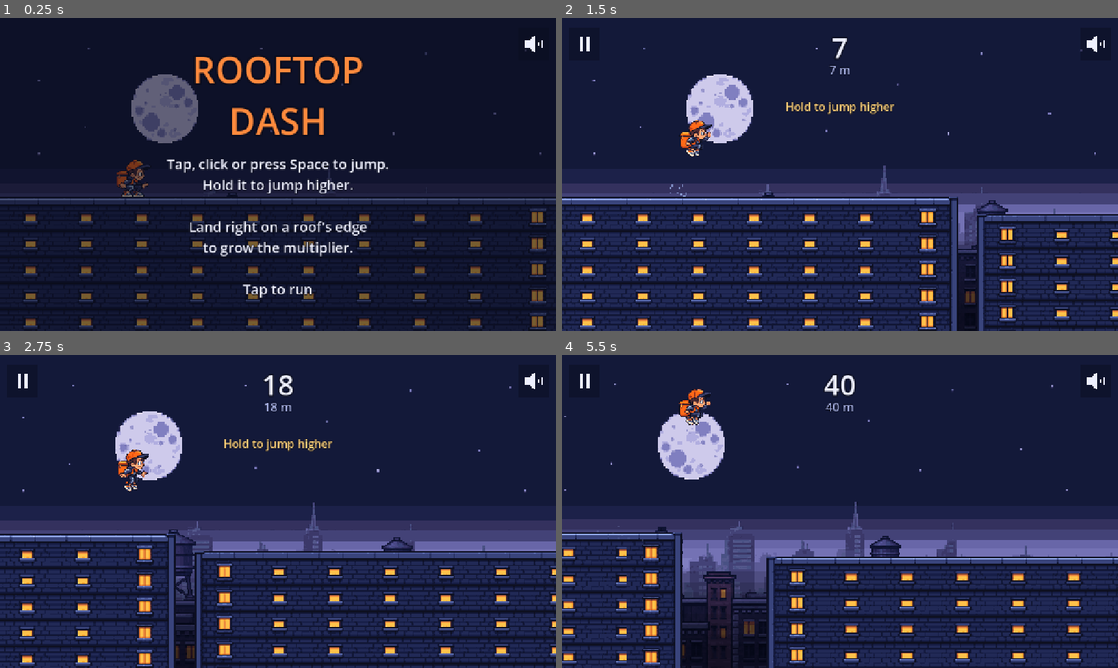
Above: before the commit, frames 1-4 (two rows, left to right).
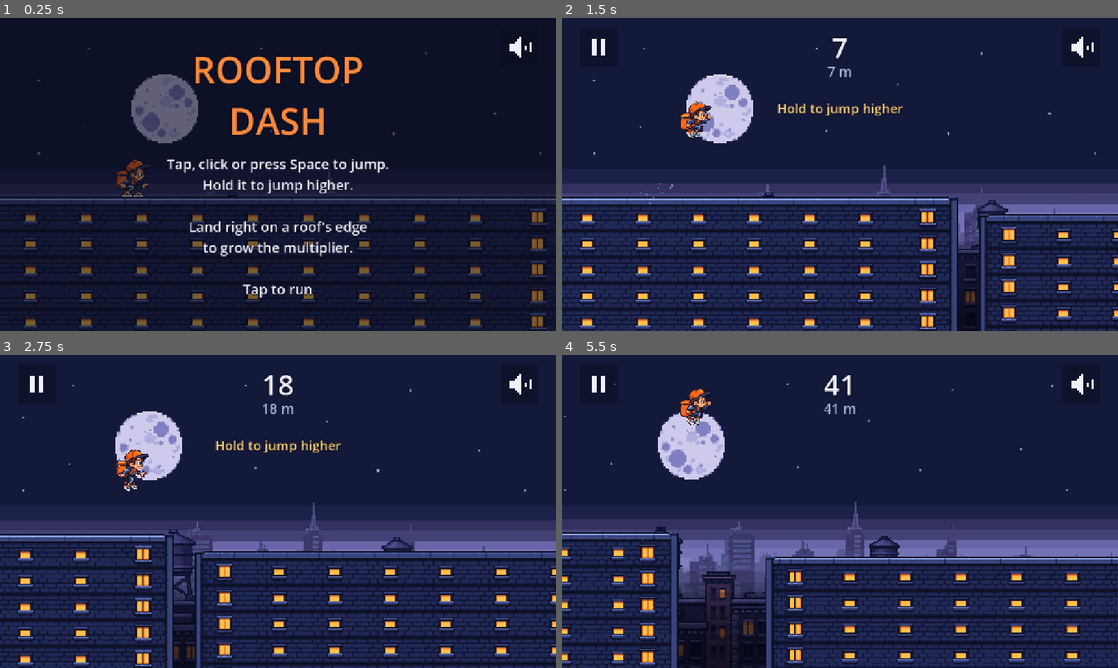
Above: after the commit, the same moments.

Repository: shvagerfm/new-week-new-game
Game: Godot game, scene res://main.tscn
Same seed, same stepped clock (60 frames per second), same inputs: the game is played once before the commit and once after it.
Inputs (mouse positions are in pixels of both pictures, inside the frame that each line leads up to):
- Up to frame 1 (0.25 s): no input
- Up to frame 2 (1.5 s): tap Space at 0.5, 0.77, 1.07 s; move the mouse to (962, 158) at 0.52 s; hold Up 0.53-1.28 s; tap Enter at 0.6 s; click (962, 158) at 0.67 s; tap Keypad Enter at 0.8, 1.35 s; move the mouse to (728, 190) at 1.27 s
- Up to frame 3 (2.75 s): tap Space at 1.52, 1.82, 2.3 s; tap Z at 1.55, 2.1 s; move the mouse to (333, 442) at 2.02 s; hold Up from 2.03 s (still down)
- Up to frame 4 (5.5 s): move the mouse to (812, 574) at 2.77 s; tap Space at 2.85, 3.02, 3.32, 3.77, 4.07, 4.52, 4.82, 5.3 s; click (812, 574) at 2.92 s; tap Enter at 3.05, 3.6 s; move the mouse to (1006, 558) at 3.52 s; release Up at 3.53 s; tap Keypad Enter at 3.8, 4.35 s; move the mouse to (673, 464) at 4.27 s; tap Z at 4.55, 5.1 s; move the mouse to (867, 511) at 5.02 s; click (867, 511) at 5.17 s

The runs differ from the first frame. In frame 1, 0.2% of the frame differs, in the area x 91-98%, y 5-13%; in frame 2, 3.0%; in frame 3, 3.5%; in frame 4, 6.4%, in the area x 0-100%, y 5-100%.

Commit message:
Rooftop Dash: mobile balance pass
- Every new touch jumps, even with another thumb still down, and a tap
  shorter than a frame still counts (World.step takes a tapped flag).
- Touches are released on start, pause and game over, so a lost touch-up
  can't block jumps.
- Upright phones pause and show "Turn your phone sideways".
- Wires hang 20 px higher, so a normal touch tap (up to ~0.15 s) clears them.
- Coyote time 0.08 -> 0.10 s and jump buffer 0.12 -> 0.15 s for touch lag.
- Speed ramps faster (SPEED_RAMP 40000 -> 30000 px).
- Bigger corner buttons (72 -> 88 px), 40 px in from the sides; larger
  distance, best-line and BEST flag text.
- Wide screens hide the moon on every other copy of the far skyline.
- tests/input_check.gd covers the touch fixes; README gains a phones section.

Co-Authored-By: Claude Opus 5.5 <noreply@anthropic.com>
Claude-Session: https://claude.ai/code/session_01T9hhHDPyH2DDBR6hz7GKRP

Diff:
--- a/games/2026-w48-rooftop-dash/main.gd
+++ b/games/2026-w48-rooftop-dash/main.gd
@@ -6,7 +6,8 @@
 const SAVE_PATH := "user://rooftop_dash.cfg"
 const RESTART_DELAY := 0.45   # after a fall, taps are ignored this long
 const RUNNER_AT := 0.24       # the runner's place across the screen
-const BUTTON := 72.0          # size of the corner buttons
+const BUTTON := 88.0          # size of the corner buttons, about 48 pt on a phone
+const EDGE := 40.0            # their gap from the sides, clear of rounded corners and notches
 
 enum State { TITLE, RUN, PAUSED, OVER }
 
@@ -27,6 +28,7 @@
 
 var touches := {}           # touch index -> true while a finger is down
 var key_down := false
+var tapped := false         # a press came in since the last tick
 var particles: Array = []   # {p, v, life, max, col, size}
 var popups: Array = []      # {p, text, life, col}
 
@@ -38,6 +40,7 @@
 var best_label: Label
 var hint_label: Label
 var title_label: Label
+var rotate_label: Label
 
 
 func _ready() -> void:
@@ -61,7 +64,7 @@
 func _unhandled_input(event: InputEvent) -> void:
 	if event is InputEventScreenTouch:
 		if event.pressed:
-			if _corner_button(event.position):
+			if _portrait() or _corner_button(event.position):
 				return
 			touches[event.index] = true
 			_on_press()
@@ -71,7 +74,7 @@
 		var k: Key = event.keycode
 		if k in [KEY_SPACE, KEY_UP, KEY_W, KEY_ENTER, KEY_KP_ENTER, KEY_Z]:
 			key_down = event.pressed
-			if event.pressed:
+			if event.pressed and not _portrait():
 				_on_press()
 		elif event.pressed and k == KEY_M:
 			_set_muted(not muted)
@@ -91,14 +94,26 @@
 	return key_down or not touches.is_empty()
 
 
+## A phone held upright: the game needs the width, so it waits for a turn.
+func _portrait() -> bool:
+	var vp := get_viewport_rect().size
+	return vp.y > vp.x
+
+
+func _release_all() -> void:
+	touches.clear()
+	key_down = false
+	tapped = false
+
+
 ## True if the press landed on the sound or pause button (and was handled).
 func _corner_button(pos: Vector2) -> bool:
 	var vw := get_viewport_rect().size.x
-	if Rect2(vw - BUTTON - 16, 24, BUTTON, BUTTON).grow(8).has_point(pos):
+	if Rect2(vw - BUTTON - EDGE, 24, BUTTON, BUTTON).grow(12).has_point(pos):
 		_set_muted(not muted)
 		sfx.play("click")
 		return true
-	if state in [State.RUN, State.PAUSED] and Rect2(16, 24, BUTTON, BUTTON).grow(8).has_point(pos):
+	if state in [State.RUN, State.PAUSED] and Rect2(EDGE, 24, BUTTON, BUTTON).grow(12).has_point(pos):
 		if state == State.RUN:
 			_pause()
 		else:
@@ -109,6 +124,8 @@
 
 func _on_press() -> void:
 	match state:
+		State.RUN:
+			tapped = true
 		State.TITLE:
 			_start_run()
 		State.PAUSED:
@@ -134,6 +151,7 @@
 func _start_run() -> void:
 	state = State.RUN
 	world.start()
+	_release_all()
 	world.was_held = true  # the press that started the run isn't a jump
 	runs += 1
 	title_label.hide()
@@ -161,8 +179,7 @@
 
 func _pause() -> void:
 	state = State.PAUSED
-	touches.clear()
-	key_down = false
+	_release_all()
 	music.stream_paused = true
 	hint_label.text = "Paused\n\nTap to keep running"
 	hint_label.offset_top = 0
@@ -172,6 +189,7 @@
 func _resume() -> void:
 	state = State.RUN
 	world.was_held = true
+	tapped = false
 	music.stream_paused = false
 	hint_label.hide()
 
@@ -179,6 +197,7 @@
 func _game_over() -> void:
 	state = State.OVER
 	over_t = 0.0
+	_release_all()
 	var sc := world.score()
 	if sc > best_score:
 		best_score = sc
@@ -213,8 +232,10 @@
 		world.step(false)
 		return
 	var was_alive := world.alive
-	for e in world.step(_held() and state == State.RUN):
+	var run := state == State.RUN
+	for e in world.step(_held() and run, tapped and run):
 		_on_event(e)
+	tapped = false
 	if was_alive and not world.alive:
 		_game_over()
 	if state == State.RUN and world.alive:
@@ -227,6 +248,9 @@
 func _process(delta: float) -> void:
 	time += delta
 	var vp := get_viewport_rect().size
+	if _portrait() and state == State.RUN:
+		_pause()
+	_update_rotate_hint()
 	if state != State.PAUSED:
 		var tx := world.x - vp.x * RUNNER_AT
 		if world.alive:
@@ -365,7 +389,9 @@
 	_draw_speed_lines(vp)
 	if flash > 0.0:
 		draw_rect(Rect2(Vector2.ZERO, vp), Color(1, 0.55, 0.3, flash * 0.35))
-	if state == State.OVER or state == State.PAUSED or state == State.TITLE:
+	if _portrait():
+		draw_rect(Rect2(Vector2.ZERO, vp), Color(0.03, 0.04, 0.1, 0.8))
+	elif state == State.OVER or state == State.PAUSED or state == State.TITLE:
 		draw_rect(Rect2(Vector2.ZERO, vp), Color(0.03, 0.04, 0.1, 0.55 if state != State.OVER else clampf(over_t * 2.0, 0.0, 0.6)))
 	_draw_buttons(vp)
 
@@ -399,7 +425,7 @@
 func _draw_sky(vp: Vector2, c: Vector2) -> void:
 	var dy := c.y - _cam_rest()
 	# Far: sky, moon and haze. Slow, because the moon repeats every 1280 px.
-	_draw_layer(SKY_FAR, vp, c.x * 0.04, clampf(-dy * 0.03, -40, 40), Color.WHITE)
+	_draw_layer(SKY_FAR, vp, c.x * 0.04, clampf(-dy * 0.03, -40, 40), Color.WHITE, MOON)
 	_draw_layer(SKY_MID, vp, c.x * 0.15, clampf(-dy * 0.08, -90, 90) + 70.0, Color(0.8, 0.8, 0.9))
 	# Near is darkened so it never reads as a roof you can land on.
 	_draw_layer(SKY_NEAR, vp, c.x * 0.35, clampf(-dy * 0.15, -120, 120) + 170.0, Color(0.55, 0.55, 0.72))
@@ -412,7 +438,14 @@
 ## Tiles a skyline layer across the screen, scrolled by sx, moved down by oy,
 ## and fills above and below it with its edge colours. A layer is painted for
 ## a 720 px tall screen: a 1280x720 one is drawn 1:1, a 640x360 one at 2x.
-func _draw_layer(tex: Texture2D, vp: Vector2, sx: float, oy: float, tint: Color) -> void:
+## On a wide phone screen two copies of the far layer show at once, so every
+## other copy has its moon covered with a patch of plain sky from further right.
+const MOON := Rect2(141, 61, 84, 86)
+const MOON_PATCH_DX := 300.0
+
+
+func _draw_layer(tex: Texture2D, vp: Vector2, sx: float, oy: float, tint: Color,
+		moon := Rect2()) -> void:
 	var k := roundf(720.0 / tex.get_height())
 	var w := tex.get_width() * k
 	var h := tex.get_height() * k
@@ -420,10 +453,16 @@
 	var fill := _layer_fill(tex)
 	if top > 0.0 and fill[0].a > 0.5:
 		draw_rect(Rect2(0, 0, vp.x, top), fill[0] * tint)
-	var x := -fposmod(roundf(sx / k) * k, w)
+	var s := roundf(sx / k) * k
+	var x := -fposmod(s, w)
+	var n := floori(s / w)
 	while x < vp.x:
 		draw_texture_rect(tex, Rect2(x, top, w, h), false, tint)
+		if moon.has_area() and n % 2 != 0:
+			draw_texture_rect_region(tex, Rect2(x + moon.position.x * k, top + moon.position.y * k,
+				moon.size.x * k, moon.size.y * k), Rect2(moon.position + Vector2(MOON_PATCH_DX, 0), moon.size), tint)
 		x += w
+		n += 1
 	if top + h < vp.y:
 		draw_rect(Rect2(0, top + h, vp.x, vp.y - top - h), fill[1] * tint)
 
@@ -595,8 +634,8 @@
 	fy = snappedf(fy, 4.0)
 	draw_rect(Rect2(fx, fy - 96, 4, 96), Art.WIRE)
 	var wave := 4.0 if int(time * 4.0) % 2 == 0 else 0.0
-	draw_rect(Rect2(fx + 4, fy - 96, 36, 20 + wave), Art.GOLD)
-	draw_string(ThemeDB.fallback_font, Vector2(fx + 8, fy - 80), "BEST", HORIZONTAL_ALIGNMENT_LEFT, -1, 14, Color("0a0c1c"))
+	draw_rect(Rect2(fx + 4, fy - 96, 52, 28 + wave), Art.GOLD)
+	draw_string(ThemeDB.fallback_font, Vector2(fx + 8, fy - 74), "BEST", HORIZONTAL_ALIGNMENT_LEFT, -1, 20, Color("0a0c1c"))
 
 
 func _draw_speed_lines(vp: Vector2) -> void:
@@ -614,10 +653,12 @@
 
 
 func _draw_buttons(vp: Vector2) -> void:
+	# The icons are laid out on a 72 px square and scaled to the button size.
+	var k := BUTTON / 72.0
 	# Sound on/off, top right.
-	var r := Rect2(vp.x - BUTTON - 16, 24, BUTTON, BUTTON)
-	draw_rect(r, Color(0.04, 0.05, 0.12, 0.5))
-	var o := r.position + Vector2(16, 20)
+	draw_set_transform(Vector2(vp.x - BUTTON - EDGE, 24), 0.0, Vector2(k, k))
+	draw_rect(Rect2(0, 0, 72, 72), Color(0.04, 0.05, 0.12, 0.5))
+	var o := Vector2(16, 20)
 	draw_rect(Rect2(o + Vector2(0, 8), Vector2(8, 16)), Art.TEXT)
 	for i in 4:
 		draw_rect(Rect2(o + Vector2(8 + i * 4, 8 - i * 4), Vector2(4, 16 + i * 8)), Art.TEXT)
@@ -630,10 +671,11 @@
 		draw_rect(Rect2(o + Vector2(38, 6), Vector2(4, 20)), Art.TEXT)
 	# Pause, top left, while running.
 	if state == State.RUN:
-		var p := Rect2(16, 24, BUTTON, BUTTON)
-		draw_rect(p, Color(0.04, 0.05, 0.12, 0.5))
-		draw_rect(Rect2(p.position + Vector2(24, 20), Vector2(8, 32)), Art.TEXT)
-		draw_rect(Rect2(p.position + Vector2(40, 20), Vector2(8, 32)), Art.TEXT)
+		draw_set_transform(Vector2(EDGE, 24), 0.0, Vector2(k, k))
+		draw_rect(Rect2(0, 0, 72, 72), Color(0.04, 0.05, 0.12, 0.5))
+		draw_rect(Rect2(24, 20, 8, 32), Art.TEXT)
+		draw_rect(Rect2(40, 20, 8, 32), Art.TEXT)
+	draw_set_transform(Vector2.ZERO)
 
 
 # --- HUD -------------------------------------------------------------------
@@ -645,7 +687,7 @@
 	score_label.set_anchors_and_offsets_preset(Control.PRESET_TOP_WIDE)
 	score_label.offset_top = 24
 	score_label.offset_bottom = 104
-	meters_label = _label(layer, 28, Color("aab4e8"))
+	meters_label = _label(layer, 32, Color("aab4e8"))
 	meters_label.set_anchors_and_offsets_preset(Control.PRESET_TOP_WIDE)
 	meters_label.offset_top = 100
 	meters_label.offset_bottom = 136
@@ -653,7 +695,7 @@
 	mult_label.set_anchors_and_offsets_preset(Control.PRESET_TOP_WIDE)
 	mult_label.offset_top = 136
 	mult_label.offset_bottom = 186
-	best_label = _label(layer, 26, Art.GOLD)
+	best_label = _label(layer, 30, Art.GOLD)
 	best_label.set_anchors_and_offsets_preset(Control.PRESET_TOP_WIDE)
 	best_label.offset_top = 186
 	best_label.offset_bottom = 222
@@ -668,6 +710,11 @@
 	hint_label.offset_left = 24
 	hint_label.offset_right = -24
 	hint_label.autowrap_mode = TextServer.AUTOWRAP_WORD_SMART
+	rotate_label = _label(layer, 96, Art.TEXT)
+	rotate_label.text = "Turn your phone\nsideways to run"
+	rotate_label.set_anchors_and_offsets_preset(Control.PRESET_FULL_RECT)
+	rotate_label.autowrap_mode = TextServer.AUTOWRAP_WORD_SMART
+	rotate_label.hide()
 
 
 func _label(parent: Node, size: int, col: Color) -> Label:
@@ -685,6 +732,16 @@
 	return l
 
 
+## Upright, the other text hides behind one big "turn your phone" line.
+func _update_rotate_hint() -> void:
+	var up := _portrait()
+	if rotate_label.visible == up:
+		return
+	rotate_label.visible = up
+	for l in [score_label, meters_label, mult_label, best_label, title_label, hint_label]:
+		l.modulate.a = 0.0 if up else 1.0
+
+
 func _set_hud_visible(v: bool) -> void:
 	if not v:
 		mult_label.text = ""
--- /dev/null
+++ b/games/2026-w48-rooftop-dash/tests/input_check.gd
@@ -0,0 +1,35 @@
+extends SceneTree
+## Checks the touch fixes in World.step: a second thumb pressing while the
+## first is still down jumps, and so does a tap that starts and ends between
+## two ticks.
+##   godot --headless --path . --script tests/input_check.gd
+
+
+func _initialize() -> void:
+	var fails := 0
+	# Second thumb: the button stays held, a new press arrives on tick 2.
+	var w := World.new(7)
+	w.start()
+	w.step(true)          # first thumb jumps
+	for i in 40:
+		w.step(true)      # ...and stays down until the landing
+	while not w.grounded and w.alive:
+		w.step(true)
+	var jumped := false
+	for e in w.step(true, true):
+		jumped = jumped or e.type == "jump"
+	if not jumped:
+		print("FAIL: a second thumb's press didn't jump")
+		fails += 1
+	# A tap between ticks: never seen as held, only as tapped.
+	w = World.new(7)
+	w.start()
+	w.step(false)
+	jumped = false
+	for e in w.step(false, true):
+		jumped = jumped or e.type == "jump"
+	if not jumped:
+		print("FAIL: a tap shorter than a tick didn't jump")
+		fails += 1
+	print("input checks: %d failed" % fails)
+	quit(1 if fails > 0 else 0)
--- a/games/2026-w48-rooftop-dash/world.gd
+++ b/games/2026-w48-rooftop-dash/world.gd
@@ -11,13 +11,13 @@
 const HOLD_GRAVITY := 0.42
 const HOLD_MAX := 0.24
 const MAX_FALL := 1900.0
-const COYOTE := 0.08       # a jump still works this long after running off an edge
-const BUFFER := 0.12       # a press this early before landing still jumps
+const COYOTE := 0.10       # a jump still works this long after running off an edge
+const BUFFER := 0.15       # a press this early before landing still jumps
 const HALF_W := 22.0
 const HEIGHT := 96.0  # matches the courier sprite at 2x, cap to shoes
 const SPEED_START := 400.0
 const SPEED_MAX := 800.0
-const SPEED_RAMP := 40000.0  # px; by here the speed is 63% of the way to max
+const SPEED_RAMP := 30000.0  # px; by here the speed is 63% of the way to max
 const PX_PER_M := 50.0
 ## Landing this close to a roof's front edge counts as an edge landing.
 const EDGE_ZONE := 40.0
@@ -30,7 +30,7 @@
 const BEHIND := 1400.0
 ## Wires hang this high over the roof they start from: a tap passes under,
 ## a held jump hits them.
-const WIRE_HIGH := 350.0
+const WIRE_HIGH := 370.0
 const WIRE_SAG := 30.0
 const AC_SIZE := Vector2(78, 62)   # the art at 2x
 const ANTENNA_SIZE := Vector2(12, 200)  # the pole; the art is drawn around it
@@ -168,10 +168,12 @@
 	started = true
 
 
-## Advances one tick. held is whether the jump button is down right now.
+## Advances one tick. held is whether the jump button is down right now;
+## tapped is true if a new press came in since the last tick, so a second
+## thumb, or a tap shorter than a tick, still jumps.
 ## Returns events for sound and effects: {type: "jump" | "land" | "edge" |
 ## "combo_lost" | "parcel" | "crumble" | "die", ...}.
-func step(held: bool) -> Array:
+func step(held: bool, tapped := false) -> Array:
 	var ev: Array = []
 	_update_roofs(ev)
 	if not alive:
@@ -183,7 +185,7 @@
 	if not started:
 		return ev
 	t += DT
-	var pressed := held and not was_held
+	var pressed := tapped or (held and not was_held)
 	was_held = held
 	buffer_t = 0.0 if pressed else buffer_t + DT
 
Not shown, added: games/2026-w48-rooftop-dash/tests/input_check.gd.uid
